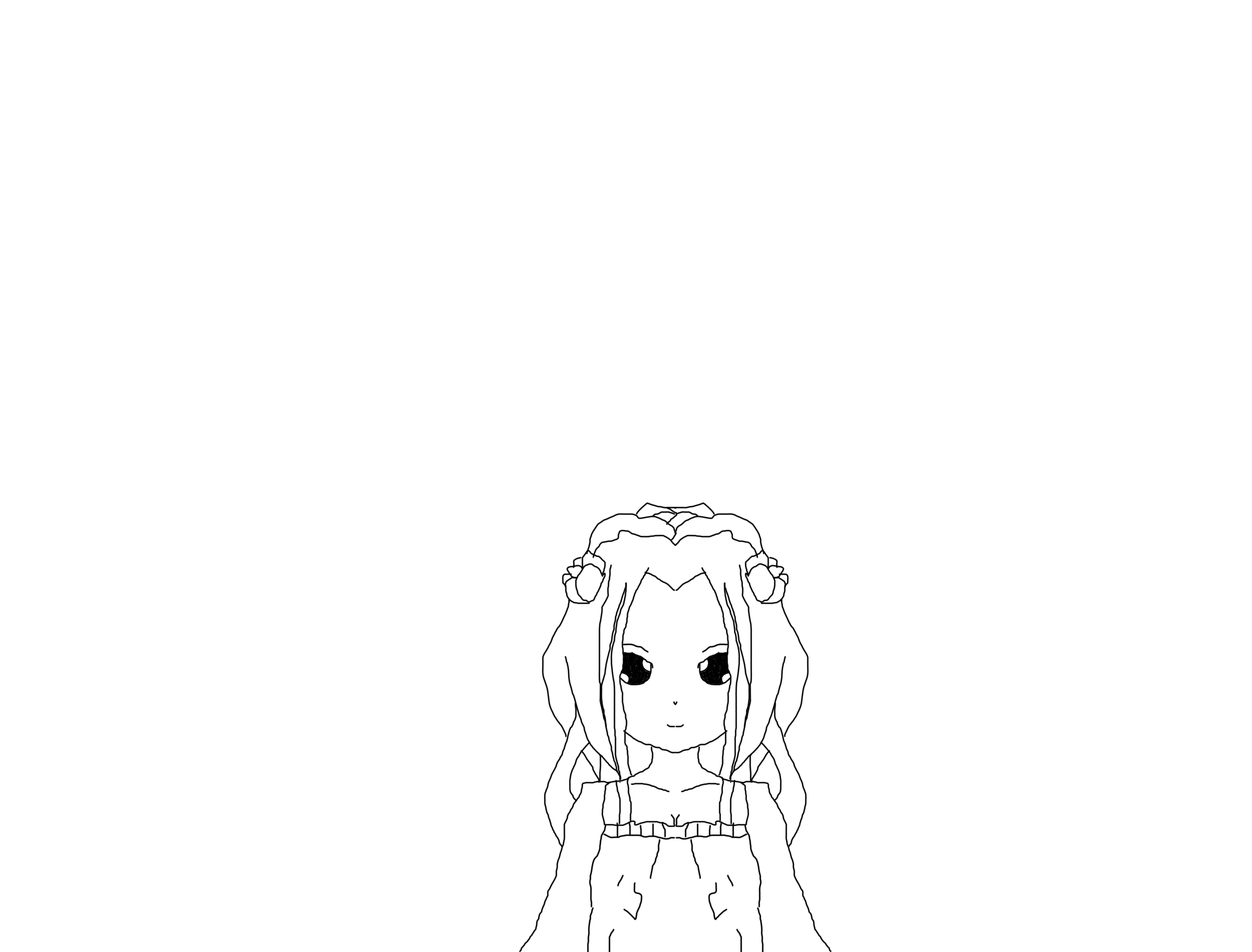
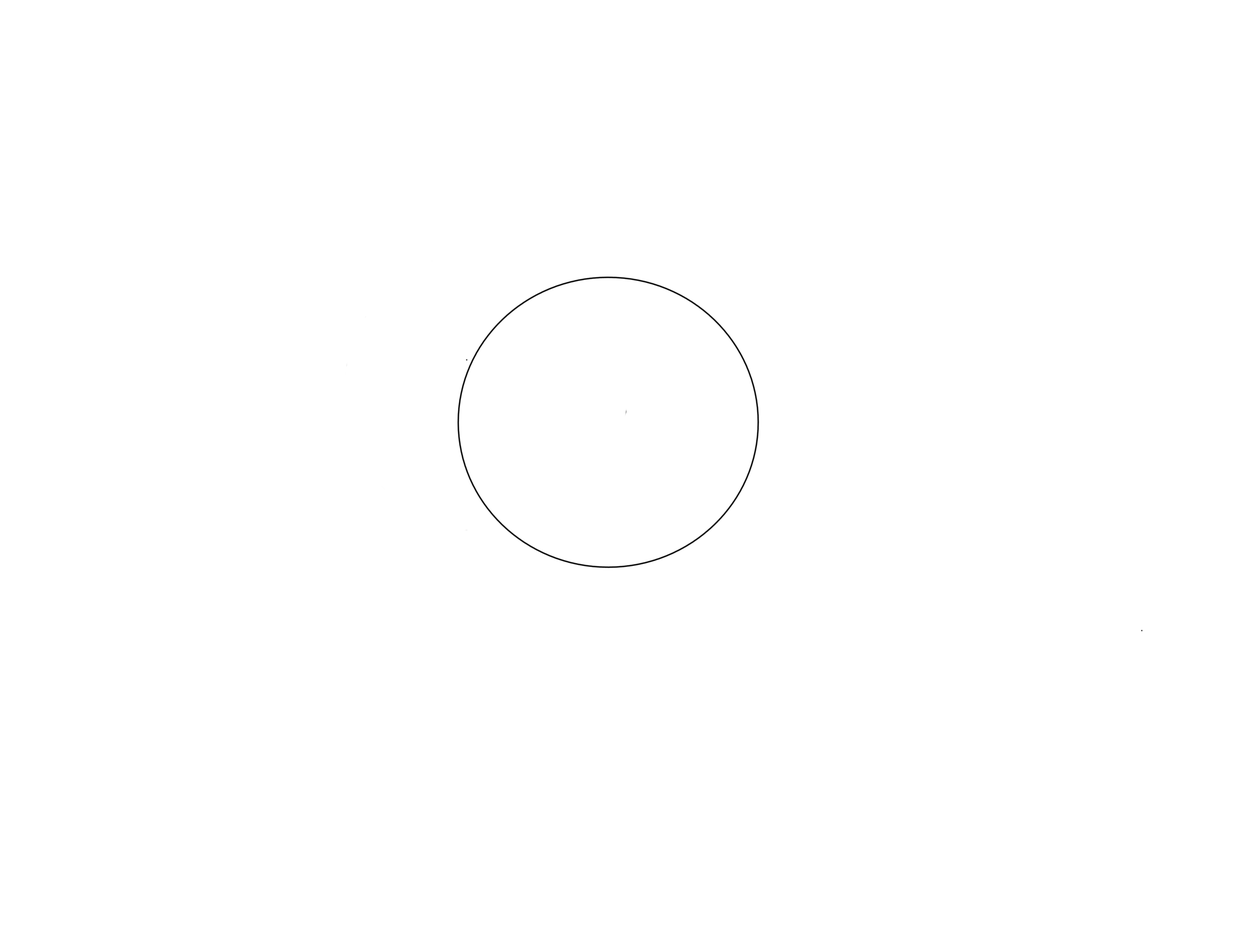
Before/after of a 1252 × 952 layered artwork. What changed in the layer stack:
painted on "Paint Layer 1" over [345, 260, 1144, 952]
